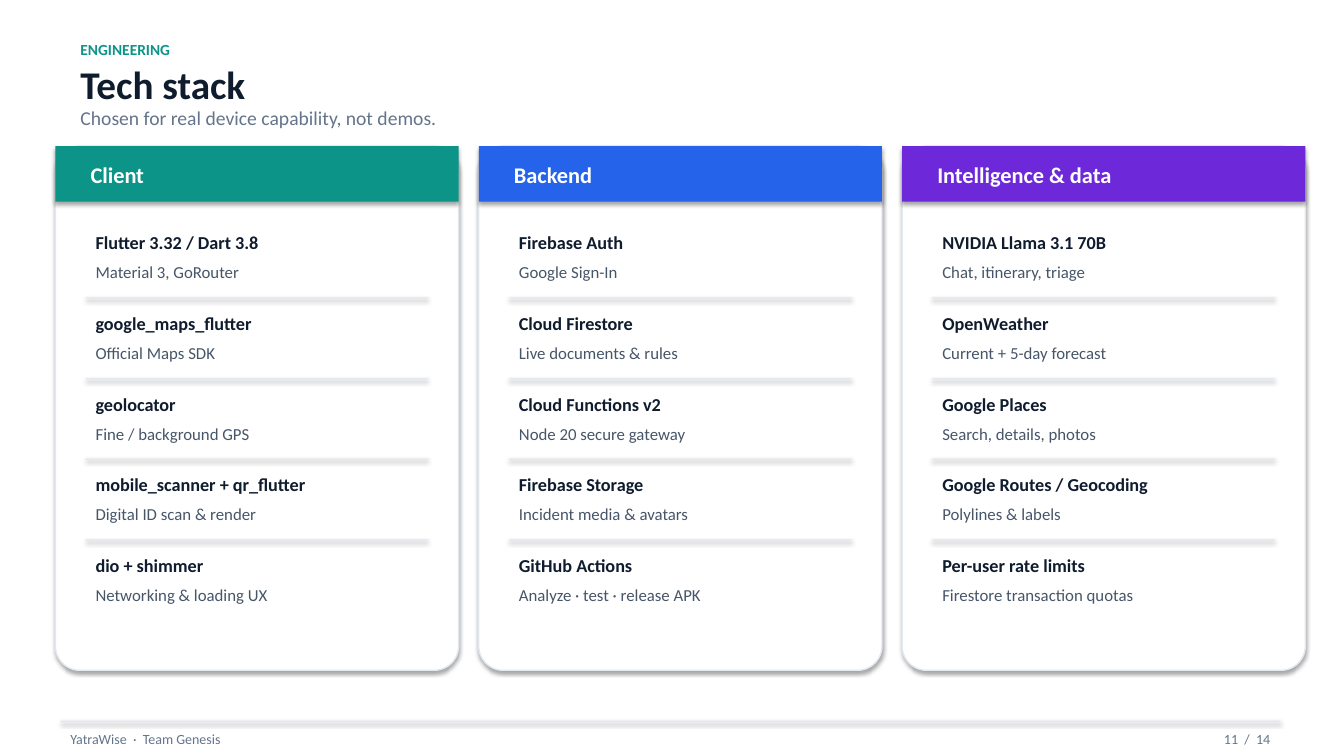
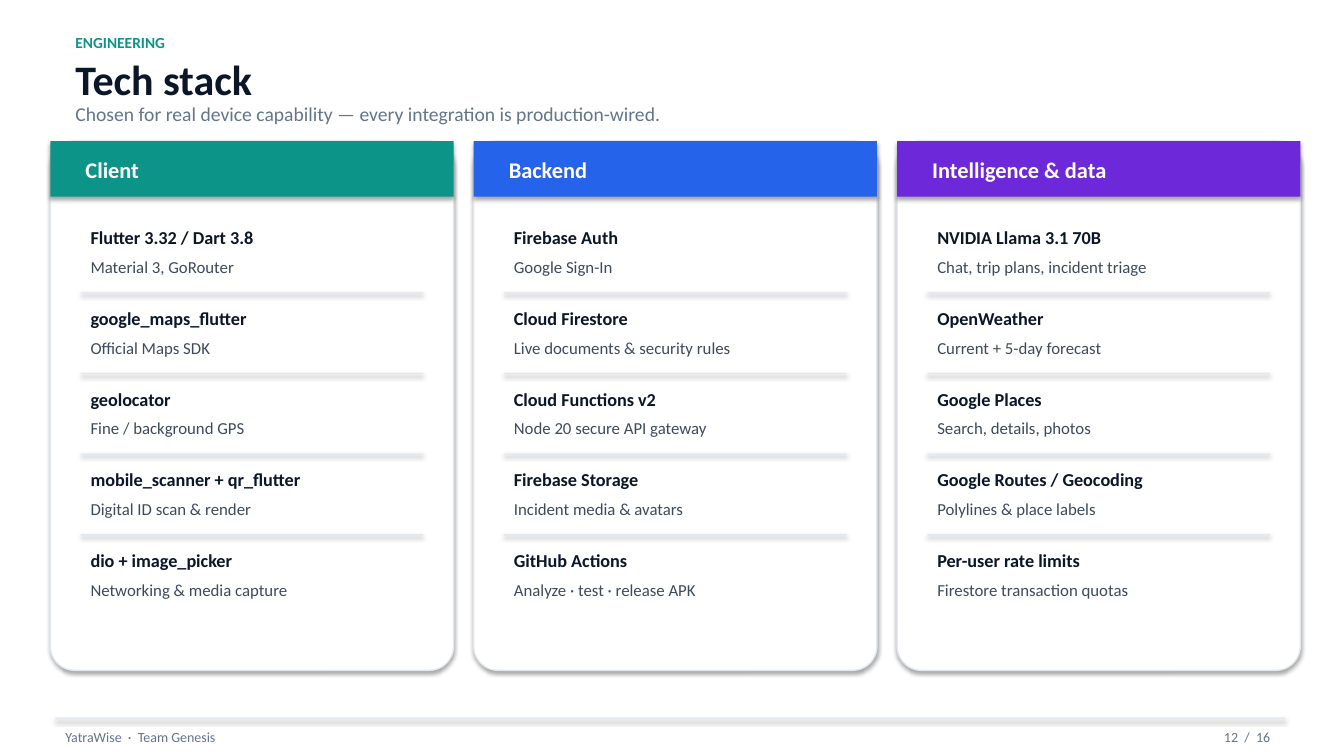
Before and after one commit to piyushkumarexe/travelling, a slide deck: slide 12 of docs/ppt/YatraWise_Team_Genesis.pptx (slide 11 before the commit). Drawn at 1344x756 pixels with LibreOffice and Linux fonts; fonts in the diff are those of the drawing. Boxes give left, top, right and bottom in pixels: in the first picture for what was removed or moved away, otherwise in the second. Text is boxed around its words. In the diff, an @@ line names an element or a change of style, - is before the commit and + after.

```diff
--- a/docs/ppt/YatraWise_Team_Genesis.pptx
+++ b/docs/ppt/YatraWise_Team_Genesis.pptx
@@ text "ENGINEERING": place and size @@
-text "ENGINEERING" at [80, 45, 170, 55]
+text "ENGINEERING" at [75, 38, 165, 48]
@@ text "Tech stack" at [75, 65, 252, 96]: size 28 to 30 pt, text colour #0F1C2E to #0B1628 @@
@@ text at [75, 107, 660, 125]: text changed @@
-Chosen for real device capability, not demos.
+Chosen for real device capability — every integration is production-wired.
@@ rounded rectangle: place and size @@
-rounded rectangle at [55, 146, 459, 670]
+rounded rectangle at [50, 141, 454, 670]
@@ 15 rectangles, 3 texts: place and size @@
-15 rectangles, 3 texts at [55, 146, 1306, 540]
+15 rectangles, 3 texts at [50, 141, 1301, 535]
@@ rounded rectangle: place and size @@
-rounded rectangle at [479, 146, 882, 670]
+rounded rectangle at [474, 141, 877, 670]
@@ rounded rectangle: place and size @@
-rounded rectangle at [902, 146, 1306, 670]
+rounded rectangle at [897, 141, 1301, 670]
@@ text at [937, 261, 1146, 276]: text changed; text colour #475569 to #3D4A5C @@
-Chat, itinerary, triage
+Chat, trip plans, incident triage
@@ text at [514, 342, 730, 357]: text changed; text colour #475569 to #3D4A5C @@
-Live documents & rules
+Live documents & security rules
@@ text colour #475569 to #3D4A5C in 10 elements at [91, 503, 251, 518], [91, 261, 234, 275], [91, 342, 210, 357], [514, 261, 612, 276], [514, 503, 683, 515], [514, 584, 696, 599], [937, 342, 1102, 357], [937, 422, 1091, 437], [937, 584, 1129, 599], [91, 422, 244, 437] @@
@@ text at [514, 422, 706, 437]: text changed; text colour #475569 to #3D4A5C @@
-Node 20 secure gateway
+Node 20 secure API gateway
@@ text colour #0F1C2E to #0B1628 in 14 elements at [937, 554, 1080, 567], [91, 231, 253, 244], [91, 312, 247, 328], [91, 393, 171, 409], [514, 231, 618, 244], [514, 312, 628, 325], [514, 393, 656, 406], [514, 554, 627, 567], [937, 231, 1101, 244], [937, 312, 1043, 328], [937, 393, 1042, 409], [937, 473, 1143, 489], [91, 473, 300, 489], [514, 473, 638, 489] @@
@@ text at [937, 503, 1095, 518]: text changed; text colour #475569 to #3D4A5C @@
-Polylines & labels
+Polylines & place labels
@@ text at [91, 554, 232, 570]: text changed; text colour #0F1C2E to #0B1628 @@
-dio + shimmer
+dio + image_picker
@@ text at [91, 584, 287, 599]: text changed; text colour #475569 to #3D4A5C @@
-Networking & loading UX
+Networking & media capture
@@ rectangle: place and size @@
-rectangle at [60, 721, 1280, 722]
+rectangle at [55, 718, 1286, 720]
@@ text "YatraWise · Team Genesis": place and size @@
-text "YatraWise · Team Genesis" at [70, 734, 220, 744]
+text "YatraWise · Team Genesis" at [65, 732, 215, 742]
@@ text at [1224, 732, 1270, 742]: text changed @@
-11 / 14
+12 / 16
```
Also in this commit, not shown: 13 other slides changed, 2 slides added, 1 other file.
